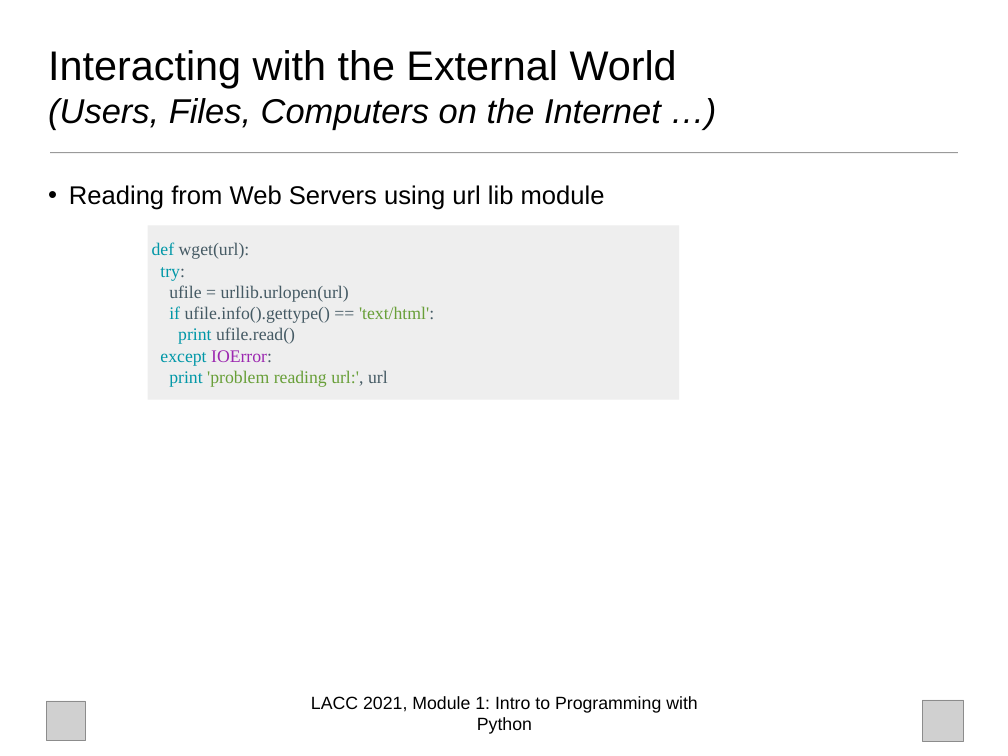
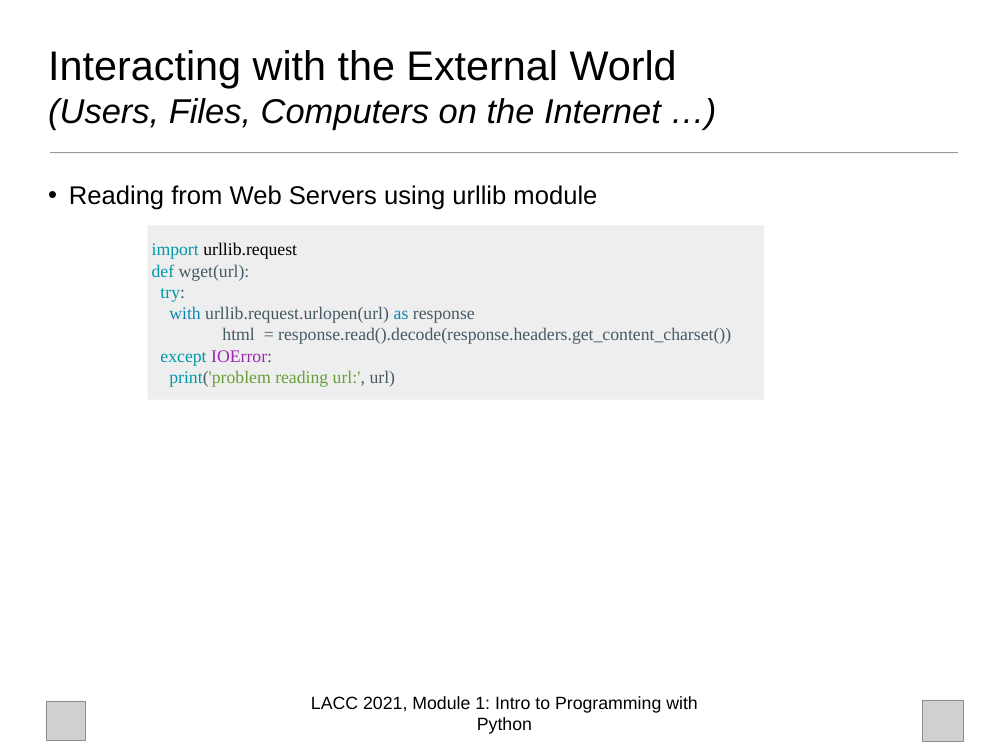
Before and after one commit to UCLA-LACC-21/M1-Welcome-Intro_to_Python, a slide deck: slide 62 of Introduction to Programming in Python 2021.pptx (slide 60 before the commit). Drawn at 1008x756 pixels with LibreOffice and Linux fonts; fonts in the diff are those of the drawing; grey boxes stand for pictures; background and template pictures are left out. Boxes give left, top, right and bottom in pixels: in the first picture for what was removed or moved away, otherwise in the second. Text is boxed around its words. In the diff, an @@ line names an element or a change of style, - is before the commit and + after.

Commit message:
Updated powerpoint

```diff
--- a/Introduction to Programming in Python 2021.pptx
+++ b/Introduction to Programming in Python 2021.pptx
@@ text at <box>69,185,597,210</box>: spaces changed @@
-• Reading from Web Servers using url lib module
+• Reading from Web Servers using urllib module
@@ rectangle "import urllib.request": place and size @@
-rectangle "import urllib.request" at <box>147,225,679,400</box>
+rectangle "import urllib.request" at <box>147,225,764,400</box>
@@ text in rectangle at <box>152,242,297,259</box>: paragraph added @@
+import urllib.request
@@ text in rectangle at <box>169,306,731,344</box>: text changed @@
-ufile = urllib.urlopen(url)
-if ufile.info().gettype() == 'text/html':
-print ufile.read()
+with urllib.request.urlopen(url) as response
+html = response.read().decode(response.headers.get_content_charset())
@@ text in rectangle at <box>169,370,396,387</box>: text changed @@
-print 'problem reading url:', url
+print('problem reading url:', url)
```
Also in this commit, not shown: 1 other slide changed, 4 slides added.
